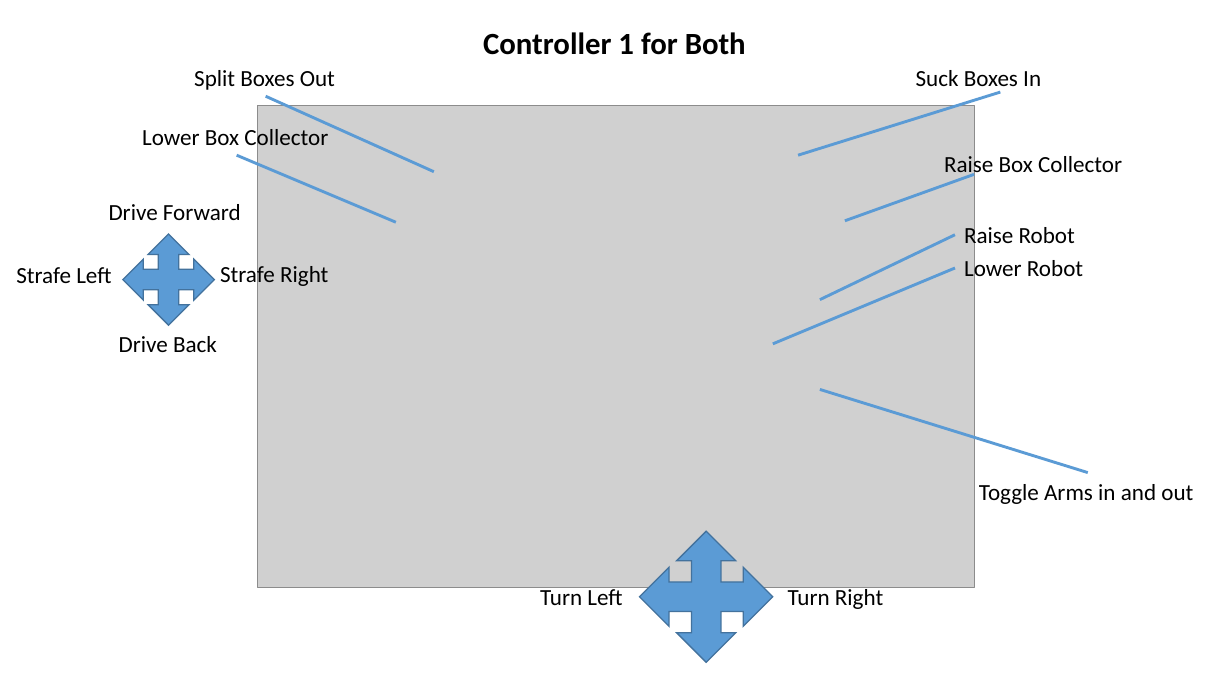
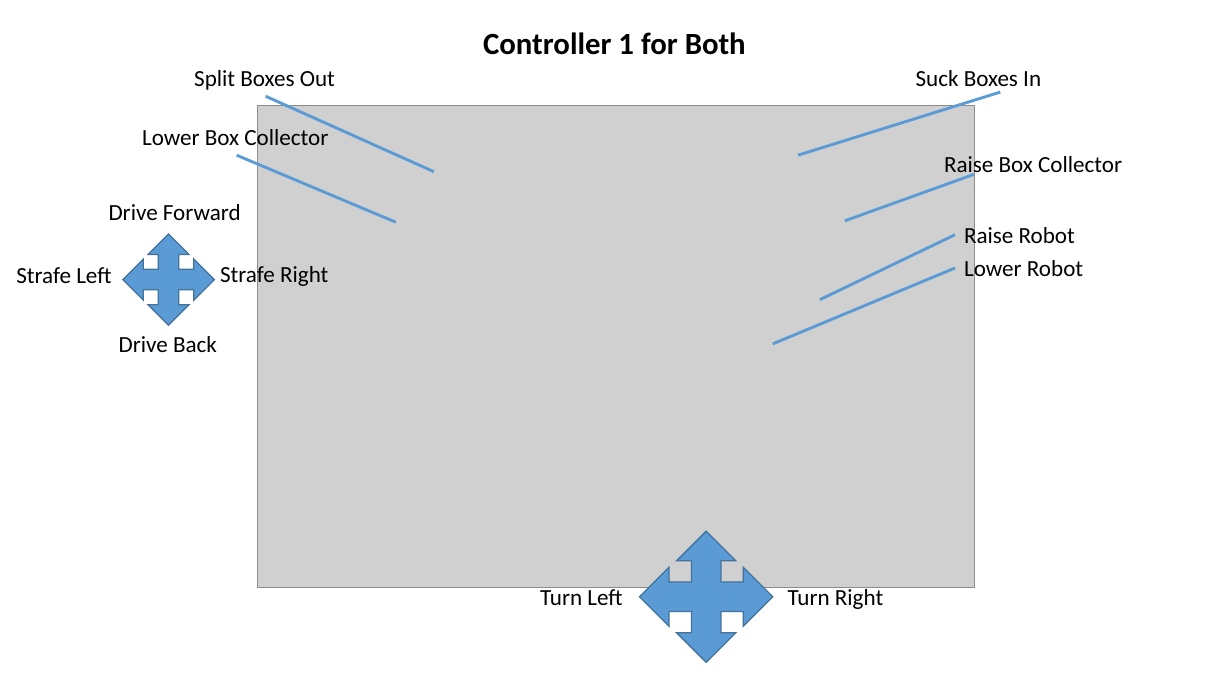
Before and after one commit to wre136/2018FRCRobot, a slide deck: slide 3 of 2018FRCRobot/2018 XBox Controller.pptx. Drawn at 1232x693 pixels with LibreOffice and Linux fonts; fonts in the diff are those of the drawing; grey boxes stand for pictures. Boxes give left, top, right and bottom in pixels: in the first picture for what was removed or moved away, otherwise in the second. Text is boxed around its words. In the diff, an @@ line names an element or a change of style, - is before the commit and + after.

Commit message:
Removed Retract arms button from XBox Controller layout

```diff
--- a/2018FRCRobot/2018 XBox Controller.pptx
+++ b/2018FRCRobot/2018 XBox Controller.pptx
@@ line removed from (1088, 472) to (820, 389) @@
@@ text removed at (x1=979, y1=484, x2=1193, y2=504) @@
-Toggle Arms in and out
```
Also in this commit, not shown: 1 other slide changed.
